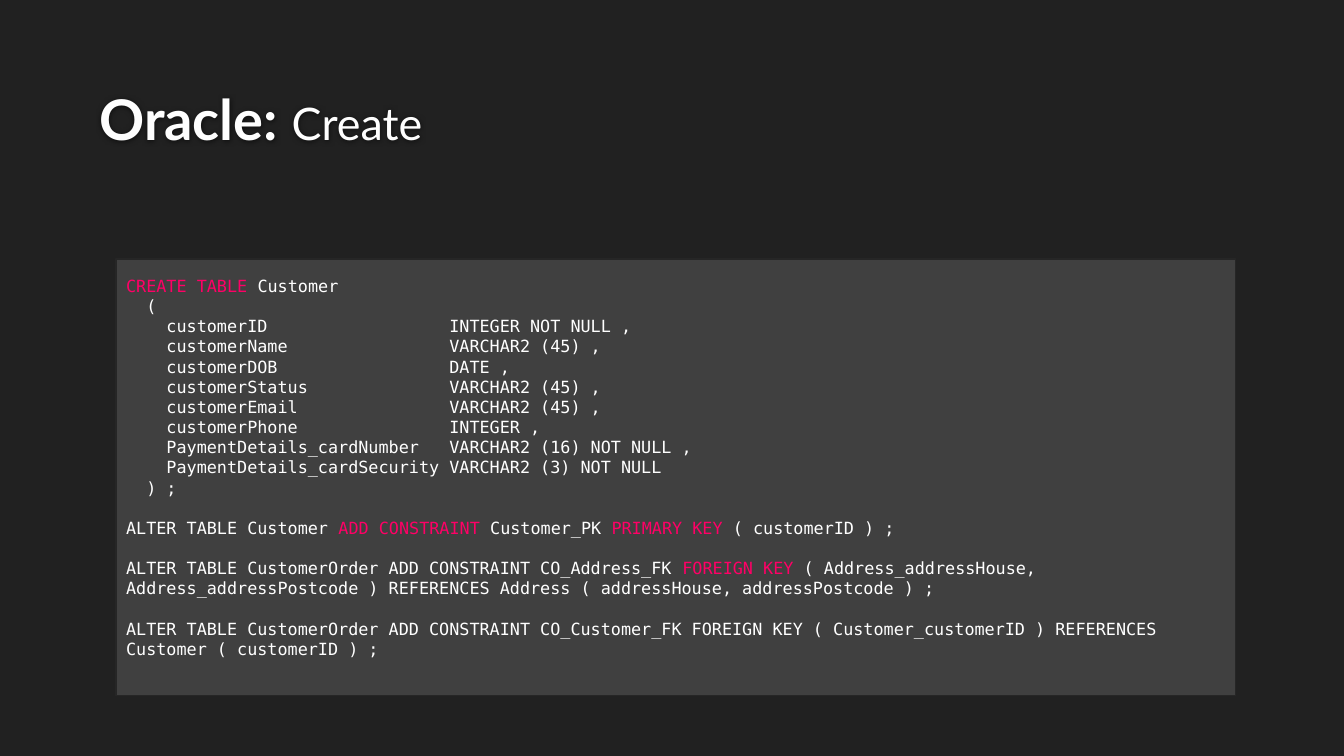
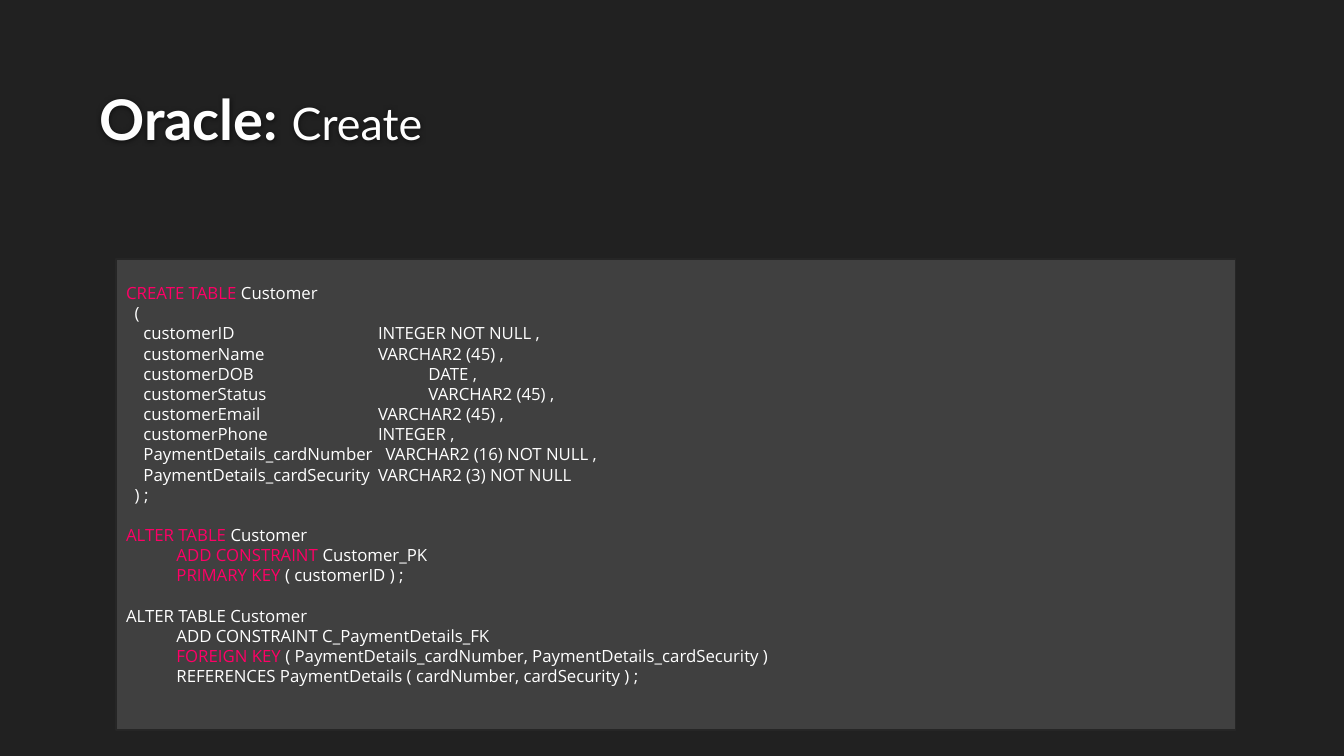
Before and after one commit to Rhiannax3/Sapphire, a slide deck: slide 10 of Databases.pptx. Drawn at 1344x756 pixels with LibreOffice and Linux fonts; fonts in the diff are those of the drawing; background and template pictures are left out. Boxes give left, top, right and bottom in pixels: in the first picture for what was removed or moved away, otherwise in the second. Text is boxed around its words. In the diff, an @@ line names an element or a change of style, - is before the commit and + after.

```diff
--- a/Databases.pptx
+++ b/Databases.pptx
@@ rectangle "CREATE TABLE Customer": place and size @@
-rectangle "CREATE TABLE Customer" at <box>116,259,1236,696</box>
+rectangle "CREATE TABLE Customer" at <box>116,259,1236,731</box>
@@ text in rectangle at <box>126,287,588,485</box>: font DejaVu Sans Mono to Open Sans in "CREATE TABLE Customer", "(", "customerID INTEGER NOT NULL ,", "customerName VARCHAR2 (45) ," and 7 more places @@
@@ text in rectangle at <box>126,529,758,686</box>: text changed; font DejaVu Sans Mono to Open Sans @@
-ALTER TABLE Customer ADD CONSTRAINT Customer_PK PRIMARY KEY ( customerID ) ;
-ALTER TABLE CustomerOrder ADD CONSTRAINT CO_Address_FK FOREIGN KEY ( Address_addressHouse, Address_addressPostcode ) REFERENCES Address ( addressHouse, addressPostcode ) ;
-ALTER TABLE CustomerOrder ADD CONSTRAINT CO_Customer_FK FOREIGN KEY ( Customer_customerID ) REFERENCES Customer ( customerID ) ;
+ALTER TABLE Customer
+ADD CONSTRAINT Customer_PK
+PRIMARY KEY ( customerID ) ;
+ALTER TABLE Customer
+ADD CONSTRAINT C_PaymentDetails_FK
+FOREIGN KEY ( PaymentDetails_cardNumber, PaymentDetails_cardSecurity )
+REFERENCES PaymentDetails ( cardNumber, cardSecurity ) ;
```
Also in this commit, not shown: 14 other slides changed.
